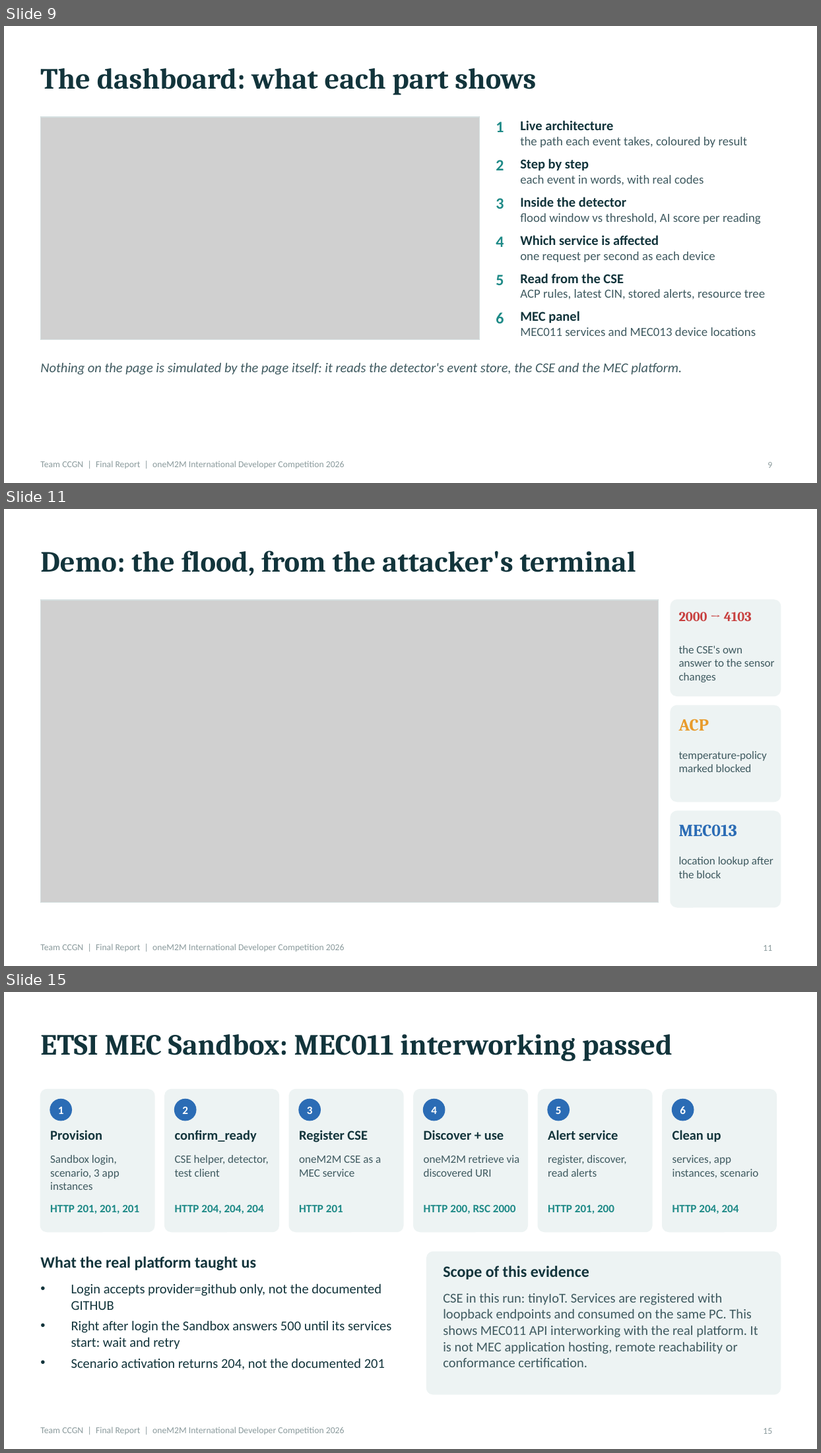
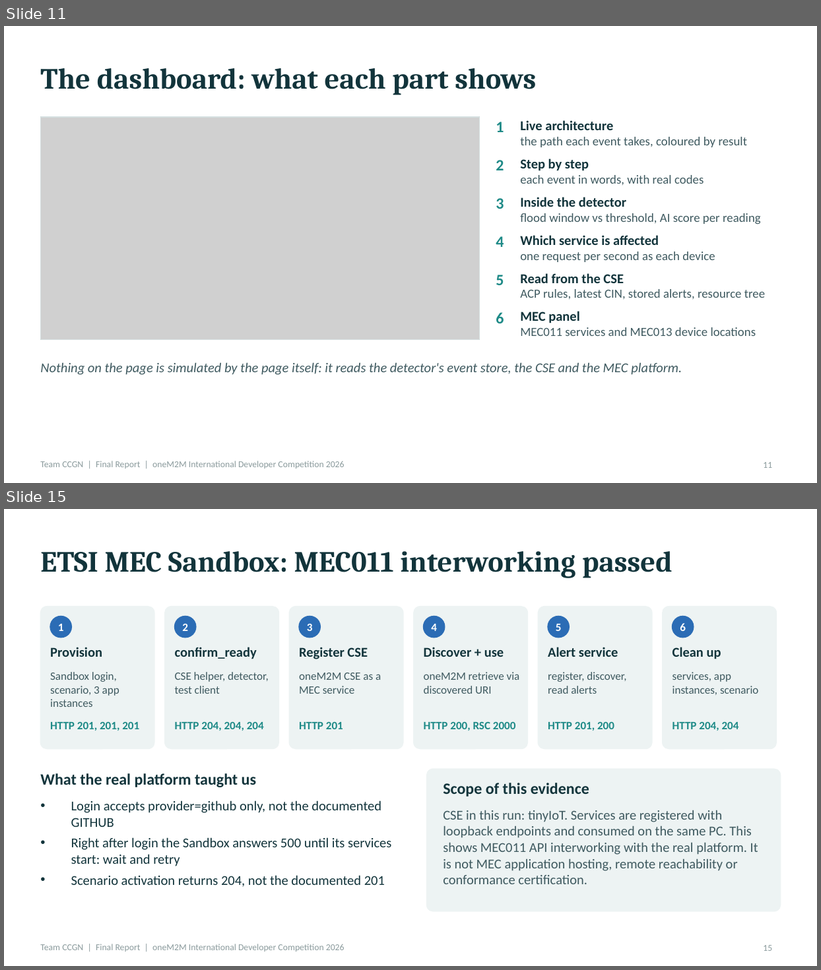
Before and after one commit to easycode42/ccgn-edge-iot-security, a slide deck: deliverables/CCGN_Final_Report.pptx. Shown one above the other, each under a label of ours: slides 9, 11 and 15 before the commit, slides 11 and 15 after it; the slides between them are not shown. The pictures are 821x1453 and 821x970 pixels, drawn with LibreOffice and Linux fonts; fonts in the diff are those of the drawing; grey boxes stand for pictures. Boxes give left, top, right and bottom in pixels: in the first picture for what was removed or moved away, otherwise in the second. Text is boxed around its words. In the diff, an @@ line names an element or a change of style, - is before the commit and + after.

```diff
--- a/deliverables/CCGN_Final_Report.pptx
+++ b/deliverables/CCGN_Final_Report.pptx
@@ slide 11 removed at box(4, 509, 817, 966), background #FFFFFF; not listed: 1 template element that a slide beside it also shows @@
@@ title removed at box(40, 551, 636, 576) @@
-Demo: the flood, from the attacker's terminal
@@ picture removed at box(40, 600, 659, 902) @@
@@ rectangle removed at box(40, 600, 659, 902) @@
@@ rounded rectangle removed at box(671, 600, 781, 696) @@
@@ text removed at box(679, 612, 752, 621) @@
-2000 → 4103
@@ text removed at box(679, 646, 775, 683) @@
-the CSE's own answer to the sensor changes
@@ rounded rectangle removed at box(671, 706, 781, 802) @@
@@ text removed at box(679, 719, 710, 731) @@
-ACP
@@ text removed at box(679, 751, 767, 772) @@
-temperature-policy marked blocked
@@ rounded rectangle removed at box(671, 811, 781, 908) @@
@@ text removed at box(679, 824, 737, 837) @@
-MEC013
@@ text removed at box(679, 857, 774, 879) @@
-location lookup after the block
@@ page number removed at box(763, 945, 772, 951) @@
-11
@@ what was slide 9 is now slide 11 @@
@@ page number at box(763, 462, 772, 468): text changed @@
-9
+11
```
Also in this commit, not shown: 2 slides changed, 2 slides added, 1 other slide removed, 5 other files.
